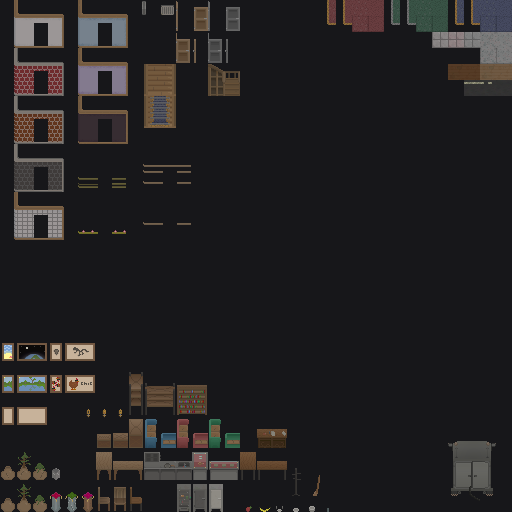
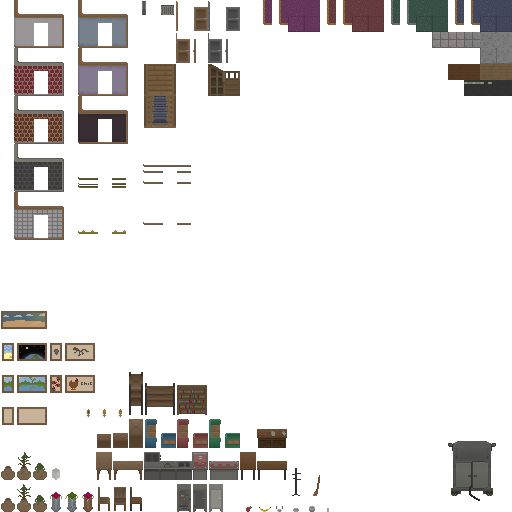
Comparing the layer stacks of the two 512 x 512 images. Changes:
renamed "Layer 22" to "Layer 29", opacity 56% → 100%, painted on it over 1, 0, 512, 512
removed layer "Layer 23" over 14, 192, 64, 240
removed layer "Layer 21" over 1, 0, 512, 512
hid "Layer 0" over 0, 0, 512, 512
